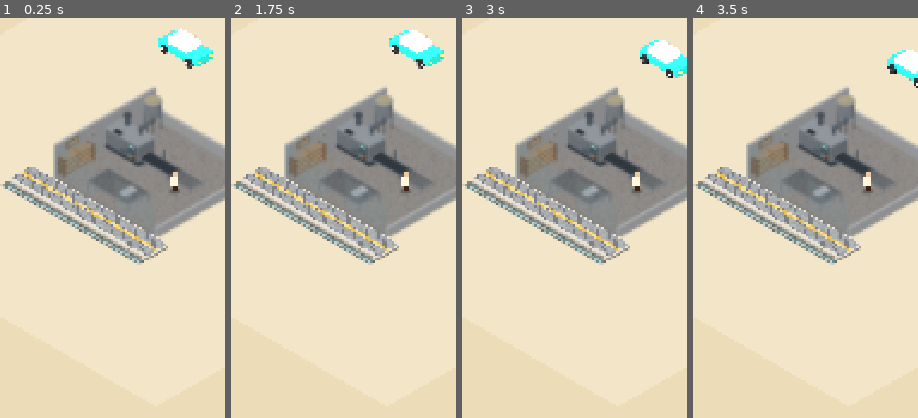
Above: before the commit, frames 1-4 (left to right).
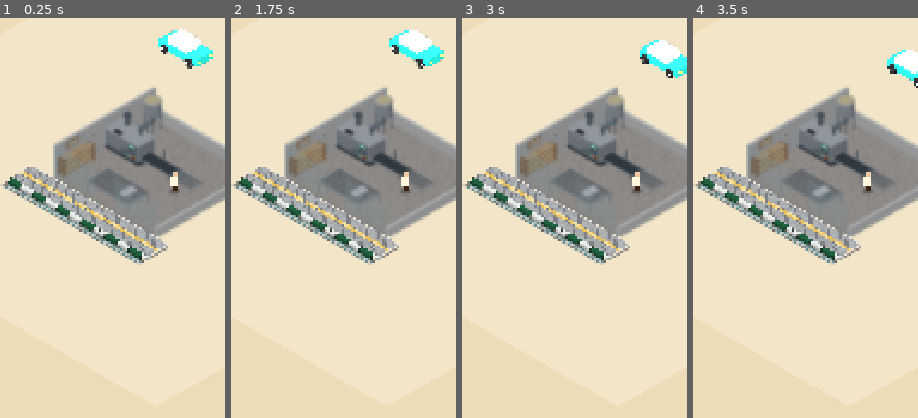
Above: after the commit, the same moments.

Repository: themahdipixl-dev/Noonvaei-godot
Game: Godot game, scene res://scenes/main.tscn
Two runs of this game, one before a commit and one after it. Both use one fixed random seed, a clock stepped at 60 frames per second and the inputs below.
Inputs (mouse positions are % of the whole screen's width and height, from its top left):
- Up to frame 1 (0.25 s): no input
- Up to frame 2 (1.75 s): click (65, 3) at 0.52 s; click (95, 3) at 1.27 s
- Up to frame 3 (3 s): click (81, 11) at 2.02 s; click (94, 19) at 2.77 s
- Up to frame 4 (3.5 s): no input
The pictures show only the part of the screen within x 15-65%, y 33-83%; the shares and areas given below are measured in that part.

The runs differ from the first frame. In frame 1, 0.9% of the frame differs, in the area x 3-67%, y 39-61%; in frame 2, 0.9%; in frame 3, 0.9%; in frame 4, 0.9%.

Commit message:
feat(world): painted curb (jaddval) in dark green + white blocks, like the reference photo
- curb is now made of 0.3-tile blocks, 2 blocks per color, alternating dark green (#1f5b3b) and white (was plain concrete)
- top surface: rounded-corner blocks over a dark joint base, clipped to the rounded slab outline
- street-facing wall (front side + both rounded front corners + bevel steps) takes the block colors; the straight front edge is split per block
- gutter back wall (curb wall below ground level) continues the same blocks, slightly darker
- thin joint lines on the wall from top bevel to the gutter floor
- everything stays rounded: no sharp corners or edges (bullnose bevel and rounded slab corners kept)
- only scripts/world/sidewalk.gd changed; public API (setup, width_tiles) unchanged

Diff:
--- a/scripts/world/sidewalk.gd
+++ b/scripts/world/sidewalk.gd
@@ -4,6 +4,7 @@
 ## همه‌ی لبه‌ها و گوشه‌ها گرد و نرم‌اند (مثل بقیه‌ی محیط بازی):
 ##   - گوشه‌های دال گردند و لبه‌ی بالایی دال هم گرد است (bullnose، نه لبه‌ی تیز)
 ##   - آجرها و کاشی‌های زرد و شیارهاشان گوشه‌گردند
+##   - بلوک‌های رنگیِ جدول گوشه‌گردند
 ##   - جوب با دو سر گرد
 ##
 ## اندازه‌ها بر حسب «واحد» هستند. یک واحد = عرض یک کاشی زرد (UNIT خانه‌ی گرید).
@@ -12,9 +13,10 @@
 ## خطوط برجسته‌ی کاشی زرد موازی طول نوار هستند.
 ##
 ## از مغازه به سمت خیابان (gy بزرگ‌تر):
-##   [آجرفرش] -> [جدول بتنی، تکه‌تکه با درز] -> [جوب: کانال کم‌عمق با آب] -> خیابان
-## جدول لبه‌ی بیرونی خود دال است (رویه‌ی بتنی + دیواره‌ی رو به خیابان)؛ جوب درست جلوی آن و پایین‌تر از زمین است
-## و دیواره‌ی جدول تا ته جوب ادامه پیدا می‌کند. طول جوب = طول پیاده‌رو.
+##   [آجرفرش] -> [جدول رنگ‌شده، بلوک‌بلوک با درز] -> [جوب: کانال کم‌عمق با آب] -> خیابان
+## جدول مثل جدول‌های رنگ‌شده‌ی خیابان‌های ایران بلوک‌بلوک سبز تیره و سفید است (هر رنگ چند بلوک پشت‌سرهم)؛
+## هم رویه‌ی جدول و هم دیواره‌ی رو به خیابانش (تا ته جوب) رنگ شده است.
+## جدول لبه‌ی بیرونی خود دال است؛ جوب درست جلوی آن و پایین‌تر از زمین است. طول جوب = طول پیاده‌رو.
 ##
 ## جای پیاده‌رو: جلوی ورودی مغازه (لبه‌ی gy بزرگ‌تر)، به‌اندازه‌ی عرض مغازه + SIDE_MARGIN از هر طرف.
 ## ترتیب کشیدن: بعد از Bakery (روی آن)، تا لبه‌ی بیرونی کف مغازه دیده نشود.
@@ -34,10 +36,15 @@
 
 ## حاشیه‌ی سنگی کنار و پشت آجرفرش (خانه‌ی گرید).
 const RIM := 0.07
-## عرض جدول بتنی سمت خیابان (خانه‌ی گرید).
+## عرض جدول سمت خیابان (خانه‌ی گرید).
 const CURB_W := 0.16
-## طول هر تکه‌ی جدول (خانه‌ی گرید)؛ بین تکه‌ها درز است.
-const CURB_SEG := 0.6
+## طول هر بلوک جدول (خانه‌ی گرید) و تعداد بلوک‌های پشت‌سرهم با یک رنگ.
+const CURB_BLOCK := 0.3
+const BLOCKS_PER_COLOR := 2
+## طول هر تکه‌ی رنگیِ جدول (همان BLOCKS_PER_COLOR بلوک).
+const CURB_SEG := CURB_BLOCK * BLOCKS_PER_COLOR
+## شعاع گوشه‌ی بلوک‌های جدول روی رویه (خانه‌ی گرید).
+const CURB_BLOCK_R := 0.03
 ## شعاع گوشه‌های بیرونی دال (خانه‌ی گرید).
 const CORNER_R := 0.22
 ## ارتفاع دال از زمین (px).
@@ -64,8 +71,15 @@
 const JOINT_COLOR := Color("#7d8185")
 const YELLOW_COLOR := Color("#e6bf5f")
 const YELLOW_RIB_COLOR := Color("#f6df9a")
+## بتن ساده (حاشیه‌ی دور دال، زیر رنگ جدول).
 const CURB_COLOR := Color("#cfc9bd")
 const CURB_JOINT_COLOR := Color("#a29c8f")
+## رنگ جدول: سبز تیره + سفید (به‌جای قرمز و سفید).
+const CURB_GREEN := Color("#1f5b3b")
+const CURB_WHITE := Color("#d8dbd7")
+## درز بین بلوک‌های رنگی: روی رویه (کف درز) و روی دیواره (خط نازک نیمه‌شفاف).
+const CURB_PAINT_JOINT := Color("#3a3f36")
+const CURB_JOINT_LINE := Color(0.1, 0.12, 0.1, 0.55)
 const GUTTER_WALL_COLOR := Color("#8b867b")
 const GUTTER_FLOOR_COLOR := Color("#6d6a62")
 const WATER_COLOR := Color(0.42, 0.56, 0.57, 0.92)
@@ -128,7 +142,7 @@
 	# جوب (پایین‌تر از زمین، جلوی جدول)
 	_draw_gutter()
 
-	# دیواره‌ی گرد دال (فقط قسمت‌هایی که رو به دوربین‌اند)
+	# دیواره‌ی گرد دال (فقط قسمت‌هایی که رو به دوربین‌اند؛ سمت خیابان رنگ جدول)
 	_draw_ring(slab, z - BEVEL_H, slab, 0.0, 0.0)
 
 	# لبه‌ی بالایی گرد (چند پله‌ی کوچک روی یک ربع‌دایره)
@@ -144,8 +158,9 @@
 		prev_z = cz
 		prev_a = a
 
-	# رویه‌ی سنگی/بتنی + آجرفرش
+	# رویه‌ی سنگی/بتنی + رنگ جدول + آجرفرش
 	draw_colored_polygon(_proj(top, z), Iso.shade(CURB_COLOR, 1.12))
+	_draw_curb_paint_top(top, z)
 	draw_colored_polygon(_proj(paved, z), JOINT_COLOR)
 
 	var rng := RandomNumberGenerator.new()
@@ -169,22 +184,53 @@
 
 # ---------------------------------------------------------------- جدول
 
-## درز بین تکه‌های جدول بتنی: روی رویه و روی دیواره‌ی رو به خیابان تا ته جوب.
+## رنگ بلوکی که در مختصات gx (گرید) قرار دارد: BLOCKS_PER_COLOR بلوک سبز، بعد همان‌قدر سفید، و همین‌طور ادامه.
+func _curb_color_at(gx: float) -> Color:
+	var k := floori((gx - _px0) / CURB_BLOCK)
+	var g := floori(float(k) / float(BLOCKS_PER_COLOR))
+	return CURB_GREEN if posmod(g, 2) == 0 else CURB_WHITE
+
+
+## رویه‌ی جدول: کف درز تیره، روی آن بلوک‌های گوشه‌گردِ سبز/سفید (برش‌خورده با شکل گردِ دال).
+func _draw_curb_paint_top(top: PackedVector2Array, z: float) -> void:
+	var strip := PackedVector2Array([
+		Vector2(_sx0, _py1), Vector2(_sx1, _py1),
+		Vector2(_sx1, _sy1), Vector2(_sx0, _sy1),
+	])
+	_fill_grid_clipped(strip, top, z, CURB_PAINT_JOINT)
+	var h := JOINT / 2.0
+	var k0 := floori((_sx0 - _px0) / CURB_BLOCK)
+	var k1 := ceili((_sx1 - _px0) / CURB_BLOCK)
+	for k in range(k0, k1):
+		var bx0 := _px0 + float(k) * CURB_BLOCK
+		var bx1 := bx0 + CURB_BLOCK
+		var blk := _rrect(bx0 + h, _py1, bx1 - h, _sy1, CURB_BLOCK_R, 3)
+		_fill_grid_clipped(blk, top, z, Iso.shade(_curb_color_at((bx0 + bx1) / 2.0), 1.08))
+
+
+## چندضلعی گرید را با clip (هر دو در مختصات گرید) برش می‌دهد و در ارتفاع z می‌کشد.
+func _fill_grid_clipped(poly: PackedVector2Array, clip: PackedVector2Array, z: float, color: Color) -> void:
+	var parts: Array = Geometry2D.intersect_polygons(poly, clip)
+	for part in parts:
+		var pts: PackedVector2Array = part
+		if pts.size() >= 3:
+			draw_colored_polygon(_proj(pts, z), color)
+
+
+## درز بین بلوک‌های جدول: خط نازک روی دیواره‌ی رو به خیابان، از لبه‌ی رویه تا ته جوب (فقط قسمت صاف جلو).
 func _draw_curb_joints(z: float) -> void:
-	var x_min := _sx0 + CORNER_R + 0.05
-	var x_max := _sx1 - CORNER_R - 0.05
-	var k := 1
+	var x_min := _sx0 + CORNER_R + 0.03
+	var x_max := _sx1 - CORNER_R - 0.03
+	var k := ceili((x_min - _px0) / CURB_BLOCK)
 	while true:
-		var x := _px0 + float(k) * CURB_SEG
+		var x := _px0 + float(k) * CURB_BLOCK
 		if x > x_max:
 			break
-		if x >= x_min:
-			_rect(x - 0.005, _py1, x + 0.005, _sy1 - BEVEL_I, z, CURB_JOINT_COLOR)
-			draw_line(
-				_iso.project(x, _sy1, z - BEVEL_H),
-				_iso.project(x, _sy1, -GUTTER_D),
-				CURB_JOINT_COLOR, 1.2, true
-			)
+		draw_polyline(PackedVector2Array([
+			_iso.project(x, _sy1 - BEVEL_I, z),
+			_iso.project(x, _sy1, z - BEVEL_H),
+			_iso.project(x, _sy1, -GUTTER_D),
+		]), CURB_JOINT_LINE, 1.2, true)
 		k += 1
 
 
@@ -192,13 +238,25 @@
 
 ## جوب تهران: کانال بتنی باز و کم‌عمق جلوی جدول، با کمی آب. کف به‌اندازه‌ی GUTTER_D پایین‌تر از زمین است؛
 ## لبه‌ی نزدیک به خیابان (که پشت آن پنهان است) قسمتی از کف را می‌پوشاند، پس کف با دهانه‌ی جوب برش می‌خورد.
-## دیواره‌ی دورتر (همان دیواره‌ی جدول) در بالای دهانه دیده می‌شود.
+## دیواره‌ی دورتر (همان دیواره‌ی جدول) در بالای دهانه دیده می‌شود و همان بلوک‌های سبز/سفید است.
 func _draw_gutter() -> void:
 	var opening := _rrect(_sx0, _gut_y0, _sx1, _gut_y1, GUTTER_R)
 	var open_px := _proj(opening, 0.0)
 
 	# دهانه با رنگ دیواره پر می‌شود؛ کف و آب روی آن می‌نشینند.
 	draw_colored_polygon(open_px, GUTTER_WALL_COLOR)
+
+	# دیواره‌ی رنگیِ جدول داخل جوب (ادامه‌ی همان بلوک‌ها، کمی تیره‌تر چون در گودی است)
+	var k0 := floori((_sx0 - _px0) / CURB_BLOCK)
+	var k1 := ceili((_sx1 - _px0) / CURB_BLOCK)
+	for k in range(k0, k1):
+		var bx0 := _px0 + float(k) * CURB_BLOCK
+		var bx1 := bx0 + CURB_BLOCK
+		var quad := PackedVector2Array([
+			_iso.project(bx0, _sy1, 0.0), _iso.project(bx1, _sy1, 0.0),
+			_iso.project(bx1, _sy1, -GUTTER_D), _iso.project(bx0, _sy1, -GUTTER_D),
+		])
+		_draw_clipped(quad, open_px, Iso.shade(_curb_color_at((bx0 + bx1) / 2.0), 0.74))
 
 	var floor_plan := _rrect(_sx0 + 0.04, _gut_y0, _sx1 - 0.04, _gut_y1 - 0.03, GUTTER_R * 0.8)
 	_draw_clipped(_proj(floor_plan, -GUTTER_D), open_px, GUTTER_FLOOR_COLOR)
@@ -280,6 +338,8 @@
 ## نوار بین دو خط هم‌تعداد: a در ارتفاع za و b در ارتفاع zb. برای هر ضلعِ رو به دوربین یک چهارضلعی؛
 ## رنگ نرم بین وجه چپِ روشن و وجه راستِ تیره. w (۰..۱) = چقدر رو به بالا است (۰ = دیواره‌ی عمودی، ۱ = رویه).
 ## دیواره‌ی دال = حالتی که a و b یکی‌اند و zb = 0.
+## قسمت سمت خیابان (ضلع جلو و دو گوشه‌ی جلو) به‌جای بتن با رنگ بلوک‌های جدول کشیده می‌شود؛
+## ضلع صاف جلو به تکه‌های CURB_BLOCK شکسته می‌شود تا هر بلوک رنگ خودش را بگیرد.
 func _draw_ring(a: PackedVector2Array, za: float, b: PackedVector2Array, zb: float, w: float) -> void:
 	var c := Vector2((_sx0 + _sx1) / 2.0, (_sy0 + _sy1) / 2.0)
 	var n := a.size()
@@ -295,11 +355,37 @@
 			continue  # پشت دال، دیده نمی‌شود
 		var t := clampf((nrm.y - nrm.x) * 0.5 + 0.5, 0.0, 1.0)
 		var base := lerpf(0.68, 0.9, t)
-		var color := Iso.shade(CURB_COLOR, lerpf(base, 1.12, w))
-		draw_colored_polygon(PackedVector2Array([
-			_iso.project(a[i].x, a[i].y, za), _iso.project(a[j].x, a[j].y, za),
-			_iso.project(b[j].x, b[j].y, zb), _iso.project(b[i].x, b[i].y, zb),
-		]), color)
+		var shade_f := lerpf(base, 1.12, w)
+		var mid := (a[i] + a[j]) / 2.0
+		if mid.y <= _sy1 - CORNER_R + 0.0001:
+			# جدای از سمت خیابان: بتن ساده
+			_ring_piece(a[i], a[j], za, b[i], b[j], zb, Iso.shade(CURB_COLOR, shade_f))
+		elif absf(d.y) < 0.0001 and absf(d.x) > CURB_BLOCK:
+			# ضلع صاف جلو: تکه‌تکه با رنگ هر بلوک
+			var x_lo := minf(a[i].x, a[j].x)
+			var x_hi := maxf(a[i].x, a[j].x)
+			var e := x_lo
+			while e < x_hi - 0.00001:
+				var nb := minf(_px0 + (floorf((e - _px0) / CURB_BLOCK + 0.00001) + 1.0) * CURB_BLOCK, x_hi)
+				var t0 := (e - a[i].x) / d.x
+				var t1 := (nb - a[i].x) / d.x
+				_ring_piece(
+					a[i].lerp(a[j], t0), a[i].lerp(a[j], t1), za,
+					b[i].lerp(b[j], t0), b[i].lerp(b[j], t1), zb,
+					Iso.shade(_curb_color_at((e + nb) / 2.0), shade_f)
+				)
+				e = nb
+		else:
+			# کمان‌های گوشه‌ی جلو: رنگ بلوکِ همان نقطه
+			_ring_piece(a[i], a[j], za, b[i], b[j], zb, Iso.shade(_curb_color_at(mid.x), shade_f))
+
+
+## یک چهارضلعی از نوار _draw_ring: a0-a1 در ارتفاع za، b0-b1 در ارتفاع zb.
+func _ring_piece(a0: Vector2, a1: Vector2, za: float, b0: Vector2, b1: Vector2, zb: float, color: Color) -> void:
+	draw_colored_polygon(PackedVector2Array([
+		_iso.project(a0.x, a0.y, za), _iso.project(a1.x, a1.y, za),
+		_iso.project(b1.x, b1.y, zb), _iso.project(b0.x, b0.y, zb),
+	]), color)
 
 
 ## مستطیل گرد در فضای گرید (نقطه‌ها پشت‌سرهم دور مستطیل). segs = تعداد تکه‌ی هر کمان.
